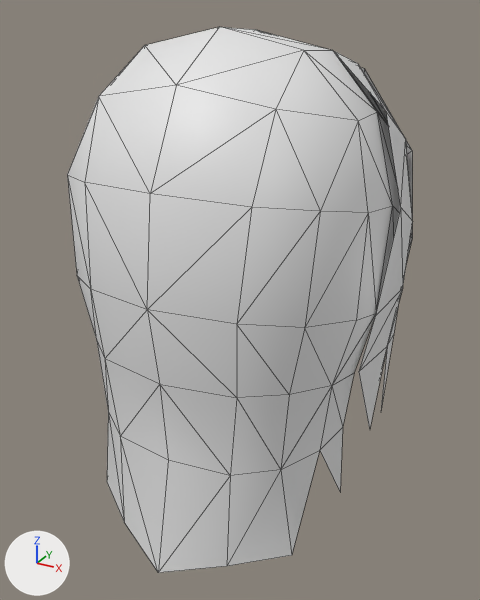
The glTF model assets/Converted Models/HairStyle/Human Female/Mage female hair 06.glb, before and after one commit.
Before and after are seen from a camera (50 mm lens) standing at (0.16, -0.288, 0.166) and looking at (-0.002, 0.007, 0.019). Every picture has the same lights, and +X, +Y and +Z are marked at lower left. The older version comes first. Mesh edges are drawn as thin lines.

Script lines for the objects in view, before the commit:
```python
me_ͷ__06_0 = bpy.data.meshes.new('ͷ��06_0')
me_ͷ__06_0.from_pydata(...)  # 132 vertices, 182 faces; spans x -0.083..0.083, y -0.084..0.112, z -0.098..0.159
ob_ͷ__06_0 = bpy.data.objects.new('ͷ��06_0', me_ͷ__06_0)
ob_ͷ__06_0.location = (0.0, 0.0, 0.0)
```
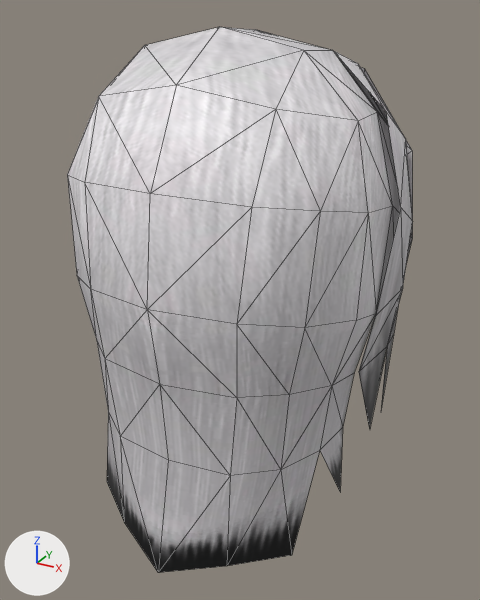
Changed parts and their boxes [x1, y1, x2, y2] in the pictures (480 x 600 px):
'ͷ��06_0', recoloured
    both: [70, 27, 413, 573]

What the commit changed:
Picture 'tex_6055092352253804169.dds' (img_tex_6055092352253804169_dds) is new.
Material '头发06_0_mat' (mat_头发06_0_mat) is new.
Its texture is img_tex_6055092352253804169_dds.
me_ͷ__06_0 has 132 vertices, 182 faces and spans x -0.083..0.083, y -0.084..0.112, z -0.098..0.159.
me_ͷ__06_0 gains material mat_头发06_0_mat (picture img_tex_6055092352253804169_dds).
